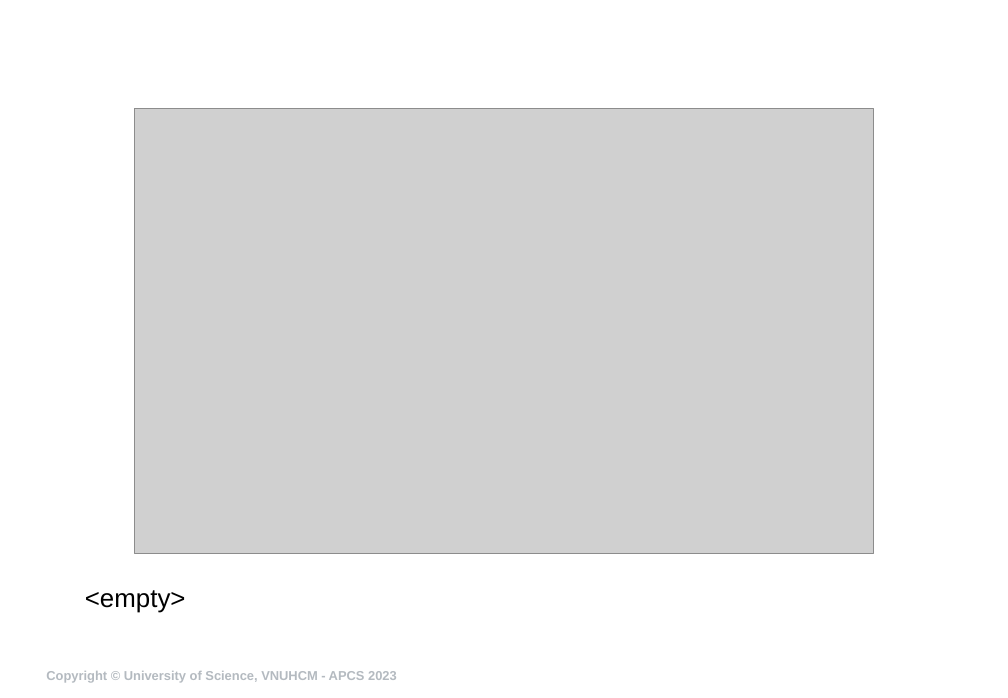
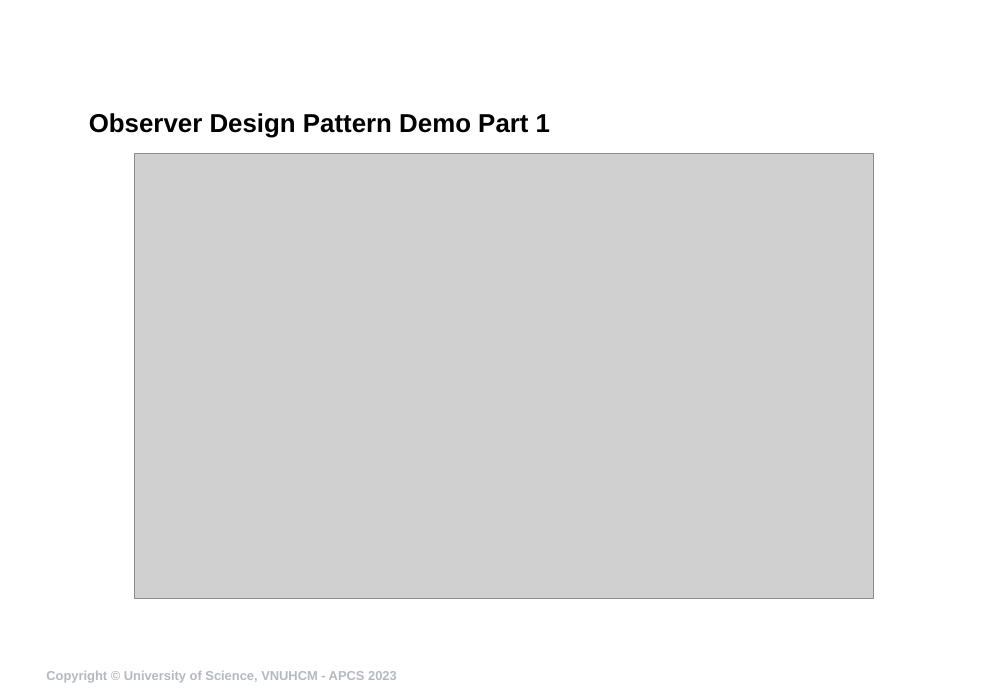
Before and after one commit to ndmhuy/DesignPatternsGroup52, a slide deck: slide 17 of Observer/presentation/ObserverG52.pptx (slide 16 before the commit). Drawn at 1008x698 pixels with LibreOffice and Linux fonts; fonts in the diff are those of the drawing; grey boxes stand for pictures; background and template pictures are left out. Boxes give left, top, right and bottom in pixels: in the first picture for what was removed or moved away, otherwise in the second. Text is boxed around its words. In the diff, an @@ line names an element or a change of style, - is before the commit and + after.

```diff
--- a/Observer/presentation/ObserverG52.pptx
+++ b/Observer/presentation/ObserverG52.pptx
@@ text added at <box>89,113,550,138</box>, 20 pt, text #000000, bold @@
+Observer Design Pattern Demo Part 1
@@ picture: place and size @@
-picture at <box>135,109,873,554</box>
+picture at <box>135,154,873,598</box>
@@ text removed at <box>85,590,186,613</box> @@
-<empty>
```
Also in this commit, not shown: 12 other slides changed, 17 slides added, 29 other files.
